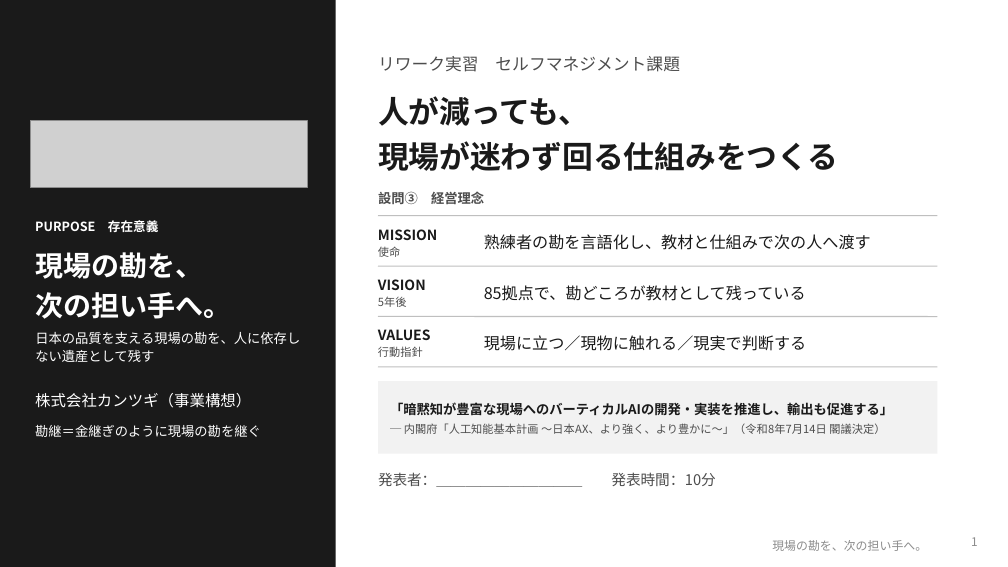
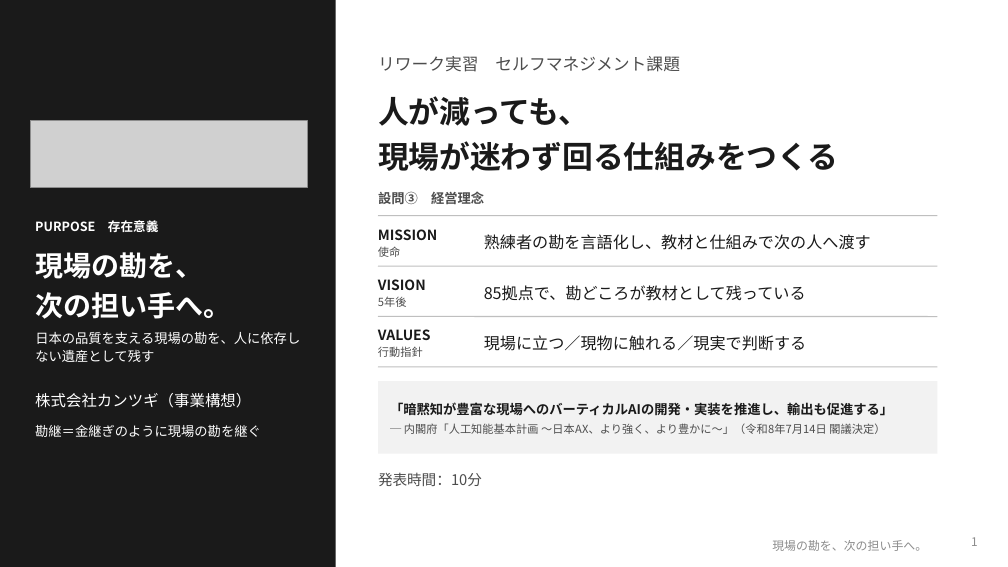
Before and after one commit to SEITOSHIKI/-ai-commute-audio-, a slide deck: slide 1 of deck/セルフマネジメント課題_事業構想プレゼン.pptx. Drawn at 1008x567 pixels with LibreOffice and Linux fonts; fonts in the diff are those of the drawing; grey boxes stand for pictures; background and template pictures are left out. Boxes give left, top, right and bottom in pixels: in the first picture for what was removed or moved away, otherwise in the second. Text is boxed around its words. In the diff, an @@ line names an element or a change of style, - is before the commit and + after.

```diff
--- a/deck/セルフマネジメント課題_事業構想プレゼン.pptx
+++ b/deck/セルフマネジメント課題_事業構想プレゼン.pptx
@@ text at (378, 472, 482, 486): text changed @@
-発表者：＿＿＿＿＿＿＿＿＿＿ 発表時間：10分
+発表時間：10分
```
Also in this commit, not shown: 19 other files.
